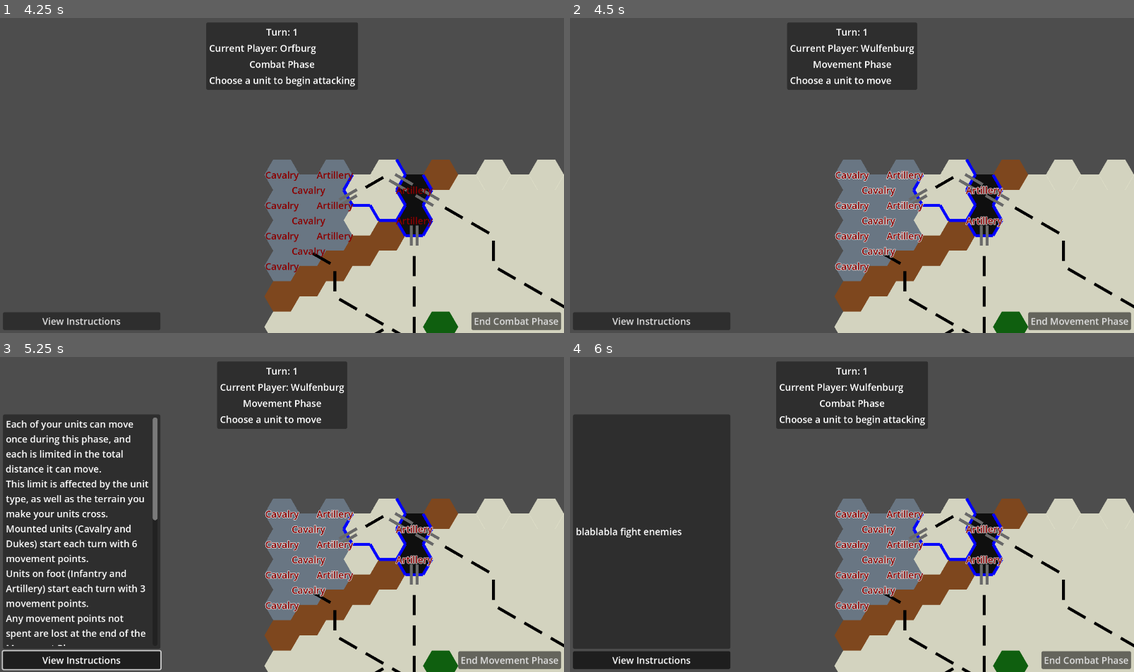
Above: before the commit, frames 1-4 (two rows, left to right).
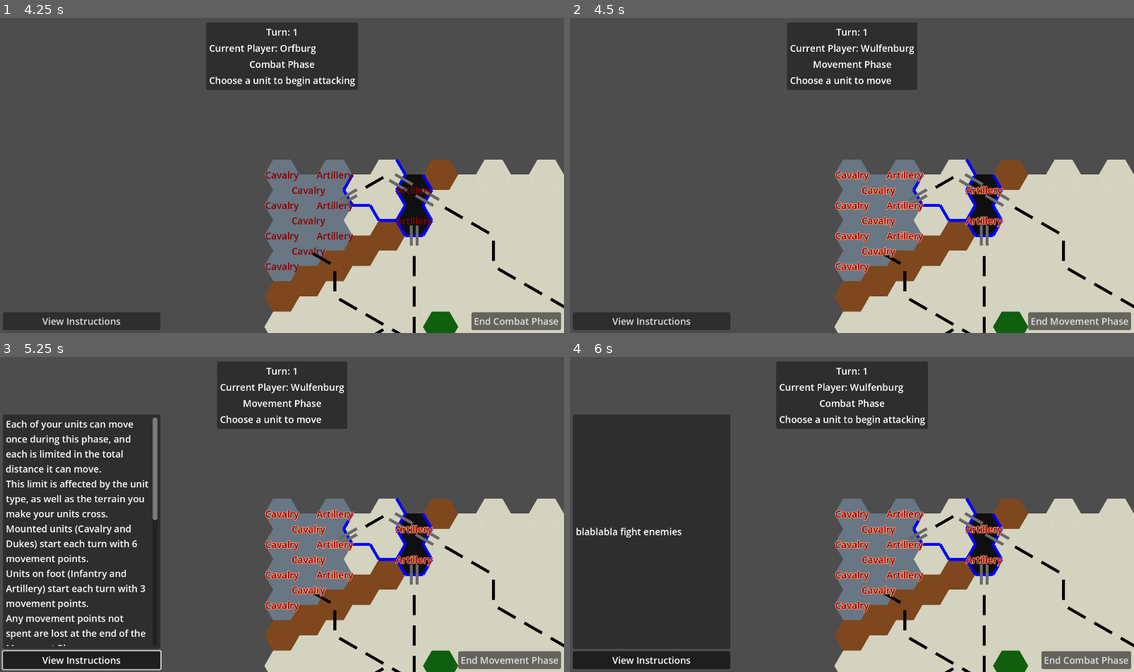
Above: after the commit, the same moments.

Repository: Jayjader/WarOfTheDukes
Game: Godot game, scene res://main_game_scene.tscn
Same seed, same stepped clock (60 frames per second), same inputs: the game is played once before the commit and once after it.
Inputs:
- Up to frame 1 (4.25 s): click "New Game" at 0.5 s; click "Confirm" at 1.25 s; click "Auto Setup Remaining" at 2 s; click "View Instructions" at 2.75 s; click "End Movement Phase" at 3.5 s
- Up to frame 2 (4.5 s): click "End Combat Phase" at 4.25 s
- Up to frame 3 (5.25 s): click "View Instructions" at 5 s
- Up to frame 4 (6 s): click "End Movement Phase" at 5.75 s

Frame 1 is identical in both runs. In frame 2, 1.0% of the frame differs, in the area x 47-77%, y 48-81%; in frame 3, 1.0%; in frame 4, 1.0%.

Commit message:
improve contrast against board for selectable unit text

Diff:
--- a/board/unit_layer/unit_root.gd
+++ b/board/unit_layer/unit_root.gd
@@ -24,7 +24,7 @@
 	if _selected:
 		$Label.add_theme_color_override("font_outline_color", Color.GOLD)
 	elif selectable:
-		$Label.add_theme_color_override("font_outline_color", Color.LIGHT_GRAY)
+		$Label.add_theme_color_override("font_outline_color", Color.LIGHT_SALMON)
 	else:
 		$Label.add_theme_color_override("font_outline_color", _original_outline)
 
